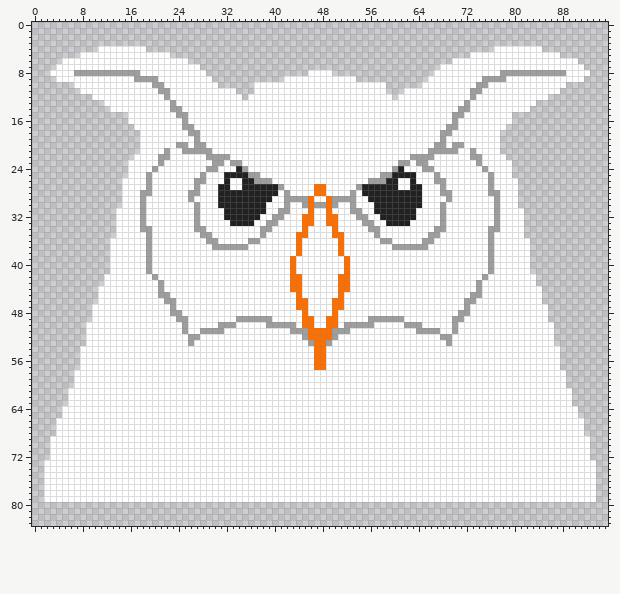
Edited in one commit: pixel-art file (dev/art/owl_2.aseprite). This is how it looked before the edit.
96x84 pixels, 1 frame.
New version:
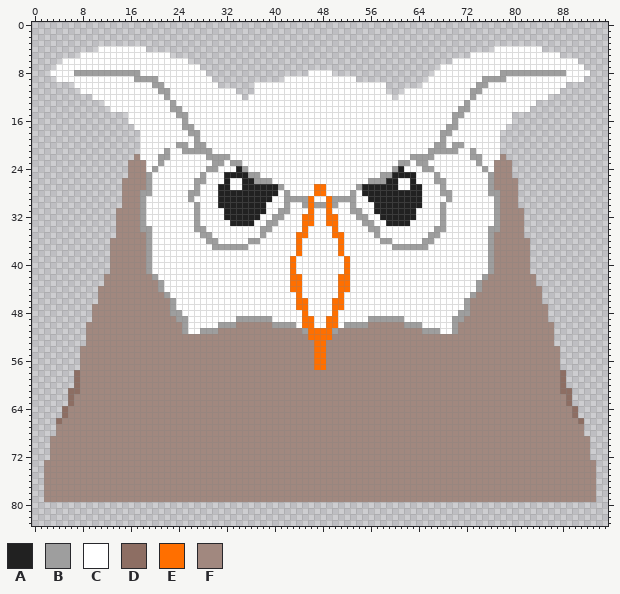
Palette (. is transparent): A #212121  B #9e9e9e  C #ffffff  D #8d6e63  E #ff6f00  F #a1887f
From old to new:
Changed rows in their new state; - is an unchanged pixel.
Layer "Layer 5":
first column x 2:
22 ---------------F------------------------------------------------------------F---------------
23 --------------FFF----------------------------------------------------------FFF--------------
24 --------------FFF----------------------------------------------------------FFF--------------
25 --------------FFF----------------------------------------------------------FFF--------------
26 -------------FFFF----------------------------------------------------------FFFF-------------
27 -------------FFFF----------------------------------------------------------FFFF-------------
28 -------------FFF------------------------------------------------------------FFF-------------
29 -------------FFF------------------------------------------------------------FFF-------------
30 -------------FFF------------------------------------------------------------FFF-------------
31 ------------FFFF------------------------------------------------------------FFFF------------
32 ------------FFFF------------------------------------------------------------FFFF------------
33 ------------FFFF------------------------------------------------------------FFFF------------
34 ------------FFFF------------------------------------------------------------FFFF------------
35 ------------FFFFF----------------------------------------------------------FFFFF------------
36 -----------FFFFFF----------------------------------------------------------FFFFFF-----------
37 -----------FFFFFF----------------------------------------------------------FFFFFF-----------
38 -----------FFFFFF----------------------------------------------------------FFFFFF-----------
39 -----------FFFFFF----------------------------------------------------------FFFFFF-----------
40 -----------FFFFFF----------------------------------------------------------FFFFFF-----------
41 -----------FFFFFF----------------------------------------------------------FFFFFF-----------
42 ----------FFFFFFFF--------------------------------------------------------FFFFFFFF----------
43 ----------FFFFFFFFF------------------------------------------------------FFFFFFFFF----------
44 ---------FFFFFFFFFF------------------------------------------------------FFFFFFFFFF---------
45 ---------FFFFFFFFFFF----------------------------------------------------FFFFFFFFFFF---------
46 ---------FFFFFFFFFFFF--------------------------------------------------FFFFFFFFFFFF---------
47 --------FFFFFFFFFFFFF--------------------------------------------------FFFFFFFFFFFFF--------
48 --------FFFFFFFFFFFFF--------------------------------------------------FFFFFFFFFFFFF--------
49 --------FFFFFFFFFFFFFF------------------------------------------------FFFFFFFFFFFFFF--------
50 -------FFFFFFFFFFFFFFFF---------FFFFFF----------------FFFFFF---------FFFFFFFFFFFFFFFF-------
51 -------FFFFFFFFFFFFFFFF------FFFFFFFFFFFFFF------FFFFFFFFFFFFFF------FFFFFFFFFFFFFFFF-------
52 -------FFFFFFFFFFFFFFFFFFFFFFFFFFFFFFFFFFFFF----FFFFFFFFFFFFFFFFFFFFFFFFFFFFFFFFFFFFF-------
53 -------FFFFFFFFFFFFFFFFFFFFFFFFFFFFFFFFFFFFFF--FFFFFFFFFFFFFFFFFFFFFFFFFFFFFFFFFFFFFF-------
54 ------FFFFFFFFFFFFFFFFFFFFFFFFFFFFFFFFFFFFFFF--FFFFFFFFFFFFFFFFFFFFFFFFFFFFFFFFFFFFFFF------
55 ------FFFFFFFFFFFFFFFFFFFFFFFFFFFFFFFFFFFFFFF--FFFFFFFFFFFFFFFFFFFFFFFFFFFFFFFFFFFFFFF------
56 ------FFFFFFFFFFFFFFFFFFFFFFFFFFFFFFFFFFFFFFF--FFFFFFFFFFFFFFFFFFFFFFFFFFFFFFFFFFFFFFF------
57 ------FFFFFFFFFFFFFFFFFFFFFFFFFFFFFFFFFFFFFFF--FFFFFFFFFFFFFFFFFFFFFFFFFFFFFFFFFFFFFFF------
58 -----DFFFFFFFFFFFFFFFFFFFFFFFFFFFFFFFFFFFFFFFFFFFFFFFFFFFFFFFFFFFFFFFFFFFFFFFFFFFFFFFFD-----
59 -----DFFFFFFFFFFFFFFFFFFFFFFFFFFFFFFFFFFFFFFFFFFFFFFFFFFFFFFFFFFFFFFFFFFFFFFFFFFFFFFFFD-----
60 -----DFFFFFFFFFFFFFFFFFFFFFFFFFFFFFFFFFFFFFFFFFFFFFFFFFFFFFFFFFFFFFFFFFFFFFFFFFFFFFFFFD-----
61 ----DDFFFFFFFFFFFFFFFFFFFFFFFFFFFFFFFFFFFFFFFFFFFFFFFFFFFFFFFFFFFFFFFFFFFFFFFFFFFFFFFFDD----
62 ----DFFFFFFFFFFFFFFFFFFFFFFFFFFFFFFFFFFFFFFFFFFFFFFFFFFFFFFFFFFFFFFFFFFFFFFFFFFFFFFFFFFD----
63 ----DFFFFFFFFFFFFFFFFFFFFFFFFFFFFFFFFFFFFFFFFFFFFFFFFFFFFFFFFFFFFFFFFFFFFFFFFFFFFFFFFFFD----
64 ---DFFFFFFFFFFFFFFFFFFFFFFFFFFFFFFFFFFFFFFFFFFFFFFFFFFFFFFFFFFFFFFFFFFFFFFFFFFFFFFFFFFFFD---
65 ---DFFFFFFFFFFFFFFFFFFFFFFFFFFFFFFFFFFFFFFFFFFFFFFFFFFFFFFFFFFFFFFFFFFFFFFFFFFFFFFFFFFFFD---
66 --DFFFFFFFFFFFFFFFFFFFFFFFFFFFFFFFFFFFFFFFFFFFFFFFFFFFFFFFFFFFFFFFFFFFFFFFFFFFFFFFFFFFFFFD--
67 --FFFFFFFFFFFFFFFFFFFFFFFFFFFFFFFFFFFFFFFFFFFFFFFFFFFFFFFFFFFFFFFFFFFFFFFFFFFFFFFFFFFFFFFF--
68 --FFFFFFFFFFFFFFFFFFFFFFFFFFFFFFFFFFFFFFFFFFFFFFFFFFFFFFFFFFFFFFFFFFFFFFFFFFFFFFFFFFFFFFFF--
69 -FFFFFFFFFFFFFFFFFFFFFFFFFFFFFFFFFFFFFFFFFFFFFFFFFFFFFFFFFFFFFFFFFFFFFFFFFFFFFFFFFFFFFFFFFF-
70 -FFFFFFFFFFFFFFFFFFFFFFFFFFFFFFFFFFFFFFFFFFFFFFFFFFFFFFFFFFFFFFFFFFFFFFFFFFFFFFFFFFFFFFFFFF-
71 -FFFFFFFFFFFFFFFFFFFFFFFFFFFFFFFFFFFFFFFFFFFFFFFFFFFFFFFFFFFFFFFFFFFFFFFFFFFFFFFFFFFFFFFFFF-
72 -FFFFFFFFFFFFFFFFFFFFFFFFFFFFFFFFFFFFFFFFFFFFFFFFFFFFFFFFFFFFFFFFFFFFFFFFFFFFFFFFFFFFFFFFFF-
73 FFFFFFFFFFFFFFFFFFFFFFFFFFFFFFFFFFFFFFFFFFFFFFFFFFFFFFFFFFFFFFFFFFFFFFFFFFFFFFFFFFFFFFFFFFFF
74 FFFFFFFFFFFFFFFFFFFFFFFFFFFFFFFFFFFFFFFFFFFFFFFFFFFFFFFFFFFFFFFFFFFFFFFFFFFFFFFFFFFFFFFFFFFF
75 FFFFFFFFFFFFFFFFFFFFFFFFFFFFFFFFFFFFFFFFFFFFFFFFFFFFFFFFFFFFFFFFFFFFFFFFFFFFFFFFFFFFFFFFFFFF
76 FFFFFFFFFFFFFFFFFFFFFFFFFFFFFFFFFFFFFFFFFFFFFFFFFFFFFFFFFFFFFFFFFFFFFFFFFFFFFFFFFFFFFFFFFFFF
77 FFFFFFFFFFFFFFFFFFFFFFFFFFFFFFFFFFFFFFFFFFFFFFFFFFFFFFFFFFFFFFFFFFFFFFFFFFFFFFFFFFFFFFFFFFFF
78 FFFFFFFFFFFFFFFFFFFFFFFFFFFFFFFFFFFFFFFFFFFFFFFFFFFFFFFFFFFFFFFFFFFFFFFFFFFFFFFFFFFFFFFFFFFF
79 FFFFFFFFFFFFFFFFFFFFFFFFFFFFFFFFFFFFFFFFFFFFFFFFFFFFFFFFFFFFFFFFFFFFFFFFFFFFFFFFFFFFFFFFFFFF
Where, in picture pixels (left, top, right, bottom), the same in both pictures:
changed: (44, 154, 596, 502)
